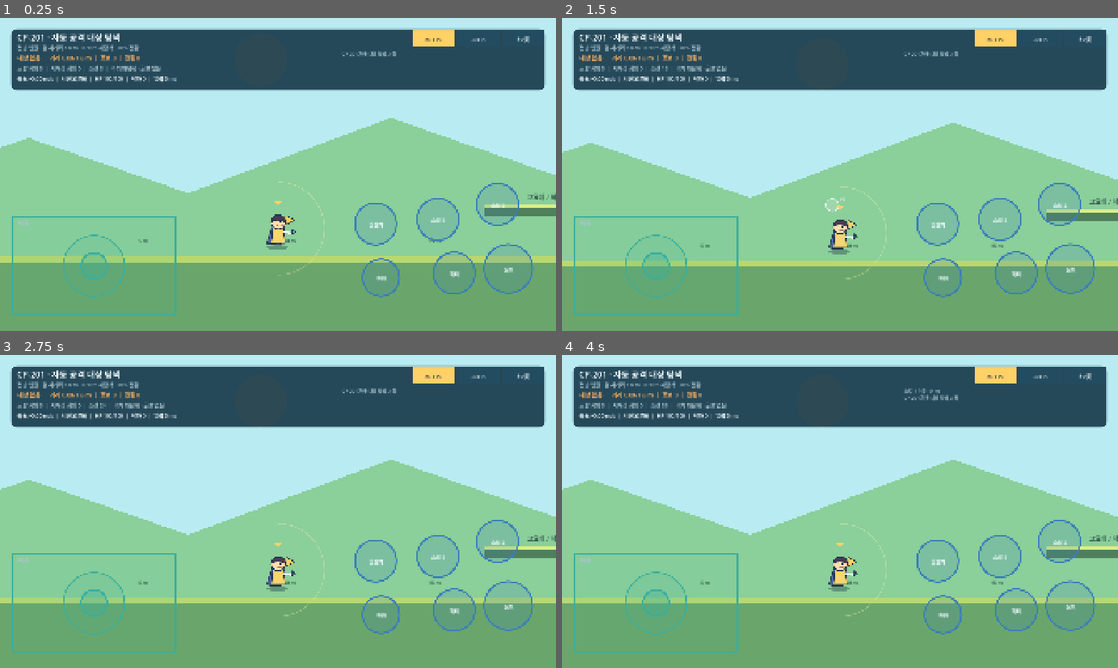
Above: before the commit, frames 1-4 (two rows, left to right).
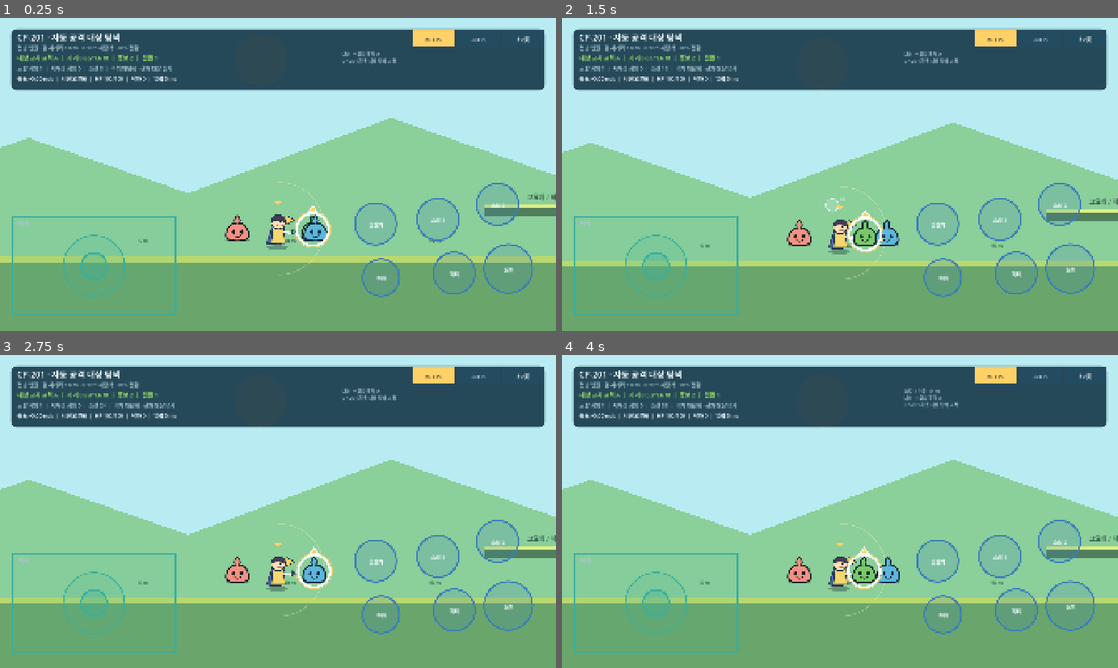
Above: after the commit, the same moments.

Repository: powerfulHimchan/happiness
Game: Godot game, scene res://scenes/movement/ground_movement_sandbox.tscn
The game is run twice, just before and just after one commit, with the same random seed, the same clock (stepped at 60 frames per second) and the same inputs.
Inputs (mouse positions are in pixels of both pictures, inside the frame that each line leads up to):
- Up to frame 1 (0.25 s): no input
- Up to frame 2 (1.5 s): move the mouse to (962, 158) at 0.52 s; click (962, 158) at 0.67 s; drag from (728, 190) to (1040, 233) at 1.27 s
- Up to frame 3 (2.75 s): move the mouse to (333, 442) at 2.02 s; click (333, 442) at 2.17 s
- Up to frame 4 (4 s): drag from (812, 574) to (673, 464) at 2.77 s; move the mouse to (1006, 558) at 3.52 s; click (1006, 558) at 3.67 s

The runs differ from the first frame. In frame 1, 1.3% of the frame differs, in the area x 3-72%, y 10-74%; in frame 2, 1.5%; in frame 3, 1.3%; in frame 4, 1.5%, in the area x 3-72%, y 11-75%.
Error before the commit: Parse Error: The function signature doesn't match the parent. Parent signature is "draw_ellipse(Vector2, float, float, Color, bool = <default>, float = <defaul…

Commit message:
fix(combat): render targets with explicit sprites

Diff:
--- /dev/null
+++ b/game/assets/prototype_target.svg
@@ -0,0 +1,10 @@
+<svg xmlns="http://www.w3.org/2000/svg" width="112" height="96" viewBox="0 0 112 96">
+  <ellipse cx="56" cy="87" rx="42" ry="7" fill="#244c60" fill-opacity="0.42"/>
+  <path d="M17 72C17 49 31 29 56 29C81 29 95 49 95 72C95 86 80 91 56 91C32 91 17 86 17 72Z" fill="#ffffff" stroke="#173147" stroke-width="5" stroke-linejoin="round"/>
+  <path d="M48 31C43 19 47 8 56 5C65 12 67 22 61 31" fill="#ffffff" stroke="#173147" stroke-width="5" stroke-linecap="round" stroke-linejoin="round"/>
+  <ellipse cx="42" cy="60" rx="5" ry="7" fill="#173147"/>
+  <ellipse cx="70" cy="60" rx="5" ry="7" fill="#173147"/>
+  <circle cx="40.5" cy="57.5" r="1.6" fill="#ffffff"/>
+  <circle cx="68.5" cy="57.5" r="1.6" fill="#ffffff"/>
+  <path d="M46 73C52 78 60 78 66 73" fill="none" stroke="#173147" stroke-width="4" stroke-linecap="round"/>
+</svg>
--- /dev/null
+++ b/game/assets/prototype_target_selection.svg
@@ -0,0 +1,5 @@
+<svg xmlns="http://www.w3.org/2000/svg" width="160" height="160" viewBox="0 0 160 160">
+  <circle cx="80" cy="84" r="55" fill="none" stroke="#ffffff" stroke-width="8"/>
+  <circle cx="80" cy="84" r="62" fill="none" stroke="#ffd166" stroke-width="3" stroke-opacity="0.9"/>
+  <path d="M80 3L96 24H64L80 3Z" fill="#ffd166" stroke="#ffffff" stroke-width="4" stroke-linejoin="round"/>
+</svg>
--- a/game/scenes/movement/ground_movement_sandbox.tscn
+++ b/game/scenes/movement/ground_movement_sandbox.tscn
@@ -6,6 +6,8 @@
 [ext_resource type="Script" path="res://scripts/movement/ground_movement_controls.gd" id="4_controls"]
 [ext_resource type="Script" path="res://scripts/combat/auto_target_selector.gd" id="5_selector"]
 [ext_resource type="Script" path="res://scripts/combat/prototype_target.gd" id="6_target"]
+[ext_resource type="Texture2D" path="res://assets/prototype_target.svg" id="7_target_texture"]
+[ext_resource type="Texture2D" path="res://assets/prototype_target_selection.svg" id="8_target_selection"]
 
 [sub_resource type="RectangleShape2D" id="LeftFloorShape"]
 size = Vector2(3300, 120)
@@ -130,6 +132,16 @@
 target_key = "후방 표적"
 body_color = Color(0.956863, 0.572549, 0.509804, 1)
 
+[node name="BodySprite" type="Sprite2D" parent="Targets/RearTarget"]
+position = Vector2(0, -38)
+texture = ExtResource("7_target_texture")
+
+[node name="SelectionSprite" type="Sprite2D" parent="Targets/RearTarget"]
+visible = false
+position = Vector2(0, -38)
+z_index = 1
+texture = ExtResource("8_target_selection")
+
 [node name="CrossingTargetA" type="Node2D" parent="Targets"]
 position = Vector2(1065, 780)
 script = ExtResource("6_target")
@@ -137,6 +149,16 @@
 body_color = Color(0.47451, 0.788235, 0.419608, 1)
 patrol_amplitude_px = 25.0
 patrol_period_s = 2.4
+
+[node name="BodySprite" type="Sprite2D" parent="Targets/CrossingTargetA"]
+position = Vector2(0, -38)
+texture = ExtResource("7_target_texture")
+
+[node name="SelectionSprite" type="Sprite2D" parent="Targets/CrossingTargetA"]
+visible = false
+position = Vector2(0, -38)
+z_index = 1
+texture = ExtResource("8_target_selection")
 
 [node name="CrossingTargetB" type="Node2D" parent="Targets"]
 position = Vector2(1105, 780)
@@ -146,6 +168,16 @@
 patrol_amplitude_px = 25.0
 patrol_period_s = 2.4
 patrol_phase_radians = 3.14159
+
+[node name="BodySprite" type="Sprite2D" parent="Targets/CrossingTargetB"]
+position = Vector2(0, -38)
+texture = ExtResource("7_target_texture")
+
+[node name="SelectionSprite" type="Sprite2D" parent="Targets/CrossingTargetB"]
+visible = false
+position = Vector2(0, -38)
+z_index = 1
+texture = ExtResource("8_target_selection")
 
 [node name="CanvasLayer" type="CanvasLayer" parent="."]
 layer = 10
--- a/game/scripts/combat/prototype_target.gd
+++ b/game/scripts/combat/prototype_target.gd
@@ -12,18 +12,21 @@
 
 const BODY_CENTER := Vector2(0.0, -38.0)
 const HIT_RADIUS_PX := 32.0
-const BODY_RADIUS_PX := 42.0
 
 var _origin_position: Vector2
 var _elapsed_s: float = 0.0
 var _selected: bool = false
 var _targetable: bool = true
 
+@onready var body_sprite: Sprite2D = $BodySprite
+@onready var selection_sprite: Sprite2D = $SelectionSprite
+
 
 func _ready() -> void:
 	_origin_position = position
 	add_to_group("targetable")
-	queue_redraw()
+	body_sprite.modulate = body_color
+	selection_sprite.visible = _selected
 
 
 func _process(delta: float) -> void:
@@ -38,7 +41,7 @@
 	if _selected == selected:
 		return
 	_selected = selected
-	queue_redraw()
+	selection_sprite.visible = selected
 
 
 func is_targetable() -> bool:
@@ -58,41 +61,3 @@
 	position = _origin_position
 	_targetable = true
 	set_selected(false)
-
-
-func _draw() -> void:
-	# 밝은 캐주얼 판타지 톤의 절차형 풀잎 슬라임 표적.
-	draw_ellipse(Vector2(0.0, -3.0), Vector2(48.0, 13.0), Color("3f6f66"), 28)
-	if _selected:
-		draw_arc(BODY_CENTER, BODY_RADIUS_PX + 7.0, 0.0, TAU, 48, Color.WHITE, 8.0, true)
-		draw_colored_polygon(
-			PackedVector2Array([
-				Vector2(-11.0, -105.0),
-				Vector2(11.0, -105.0),
-				Vector2(0.0, -88.0),
-			]),
-			Color.WHITE
-		)
-		draw_arc(Vector2(0.0, -102.0), 15.0, 0.0, TAU, 24, Color("ffd166"), 4.0, true)
-
-	draw_circle(BODY_CENTER, BODY_RADIUS_PX, body_color)
-	draw_arc(BODY_CENTER, BODY_RADIUS_PX, 0.0, TAU, 40, Color.WHITE, 4.0, true)
-	draw_colored_polygon(
-		PackedVector2Array([
-			Vector2(-11.0, -73.0),
-			Vector2(-2.0, -101.0),
-			Vector2(9.0, -72.0),
-		]),
-		Color("70b85f")
-	)
-	draw_circle(Vector2(-13.0, -42.0), 5.5, Color("173147"))
-	draw_circle(Vector2(13.0, -42.0), 5.5, Color("173147"))
-	draw_arc(Vector2(0.0, -29.0), 11.0, 0.18, PI - 0.18, 16, Color("315b4c"), 3.0, true)
-
-
-func draw_ellipse(center: Vector2, radii: Vector2, color: Color, segments: int) -> void:
-	var points := PackedVector2Array()
-	for index in range(segments):
-		var angle := TAU * float(index) / float(segments)
-		points.append(center + Vector2(cos(angle) * radii.x, sin(angle) * radii.y))
-	draw_colored_polygon(points, color)
Not shown, changed: game/export_presets.cfg
Not shown: 1 places in game/scenes/movement/ground_movement_sandbox.tscn that only renumber resources
Not shown, changed: scripts/check_godot_project.sh
